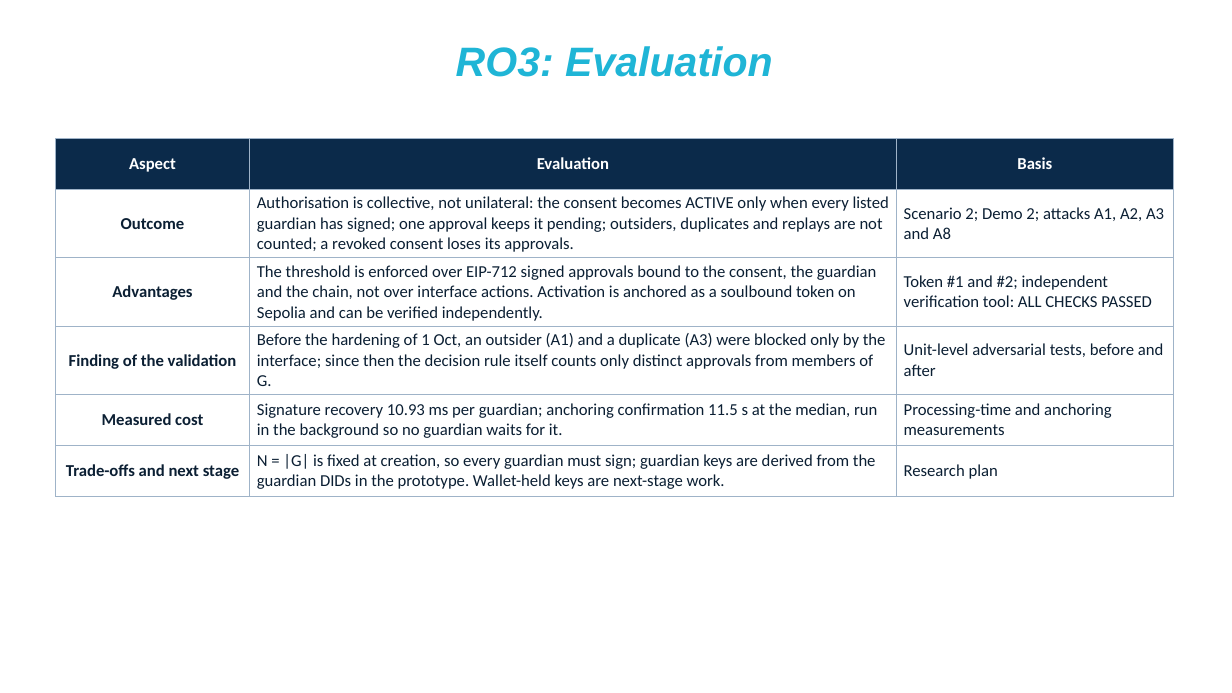
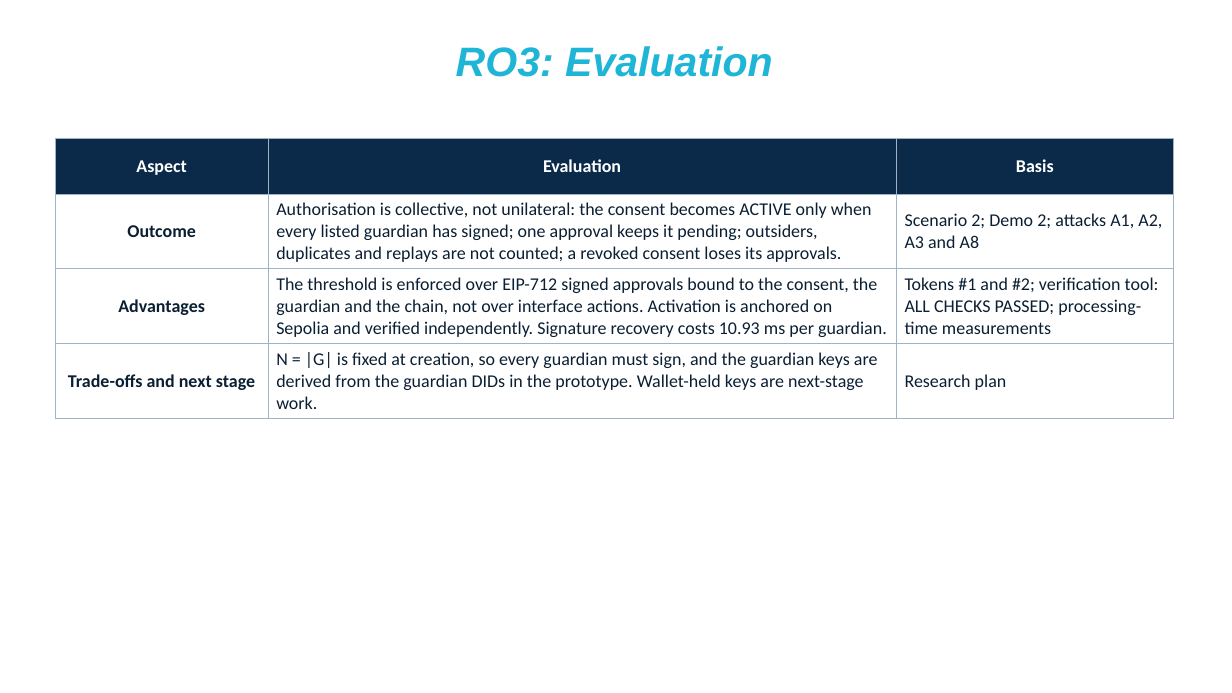
Before and after one commit to yasir12345678900/HealthRWA-Sepolia-Personal-try, a slide deck: slide 30 of docs/Yasir_Alyoubi_CA2_final_RO_validation.pptm. Drawn at 1232x693 pixels with LibreOffice and Linux fonts; fonts in the diff are those of the drawing; background and template pictures are left out. Boxes give left, top, right and bottom in pixels: in the first picture for what was removed or moved away, otherwise in the second. Text is boxed around its words. In the diff, an @@ line names an element or a change of style, - is before the commit and + after.

```diff
--- a/docs/Yasir_Alyoubi_CA2_final_RO_validation.pptm
+++ b/docs/Yasir_Alyoubi_CA2_final_RO_validation.pptm
@@ table at [55, 139, 1174, 543] @@
-row 3: Advantages | The threshold is enforced over EIP-712 signed approvals bound to the consent, the guardian and the chain, not over interface actions. Activation is anchored as a soulbound token on Sepolia and can be verified independently. | Token #1 and #2; independent verification tool: ALL CHECKS PASSED
-row 4: Finding of the validation | Before the hardening of 1 Oct, an outsider (A1) and a duplicate (A3) were blocked only by the interface; since then the decision rule itself counts only distinct approvals from members of G. | Unit-level adversarial tests, before and after
-row 5: Measured cost | Signature recovery 10.93 ms per guardian; anchoring confirmation 11.5 s at the median, run in the background so no guardian waits for it. | Processing-time and anchoring measurements
-row 6: Trade-offs and next stage | N = |G| is fixed at creation, so every guardian must sign; guardian keys are derived from the guardian DIDs in the prototype. Wallet-held keys are next-stage work. | Research plan
+row 3: Advantages | The threshold is enforced over EIP-712 signed approvals bound to the consent, the guardian and the chain, not over interface actions. Activation is anchored on Sepolia and verified independently. Signature recovery costs 10.93 ms per guardian. | Tokens #1 and #2; verification tool: ALL CHECKS PASSED; processing-time measurements
+row 4: Trade-offs and next stage | N = |G| is fixed at creation, so every guardian must sign, and the guardian keys are derived from the guardian DIDs in the prototype. Wallet-held keys are next-stage work. | Research plan
```
Also in this commit, not shown: 3 other slides changed.
